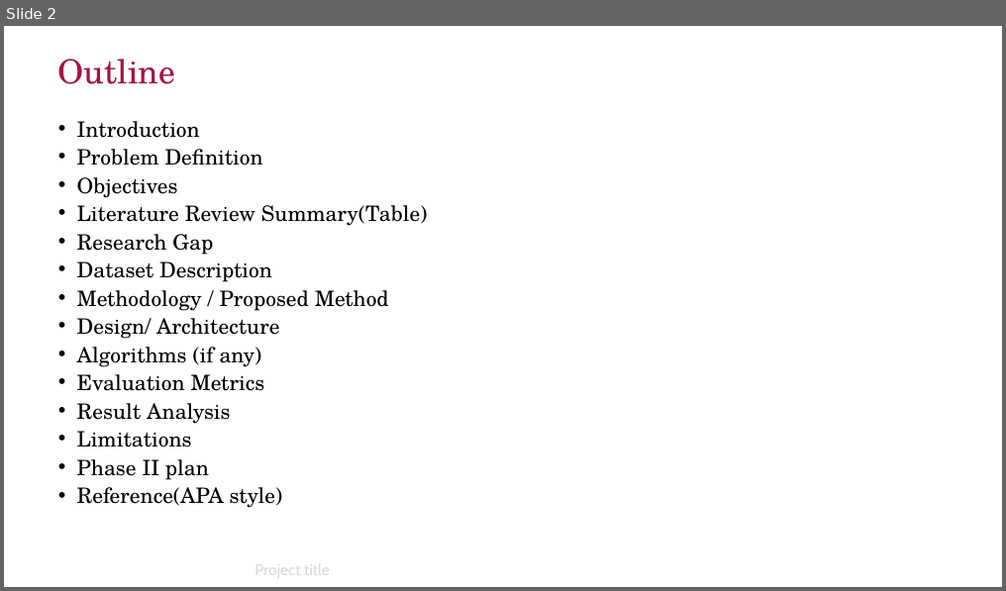
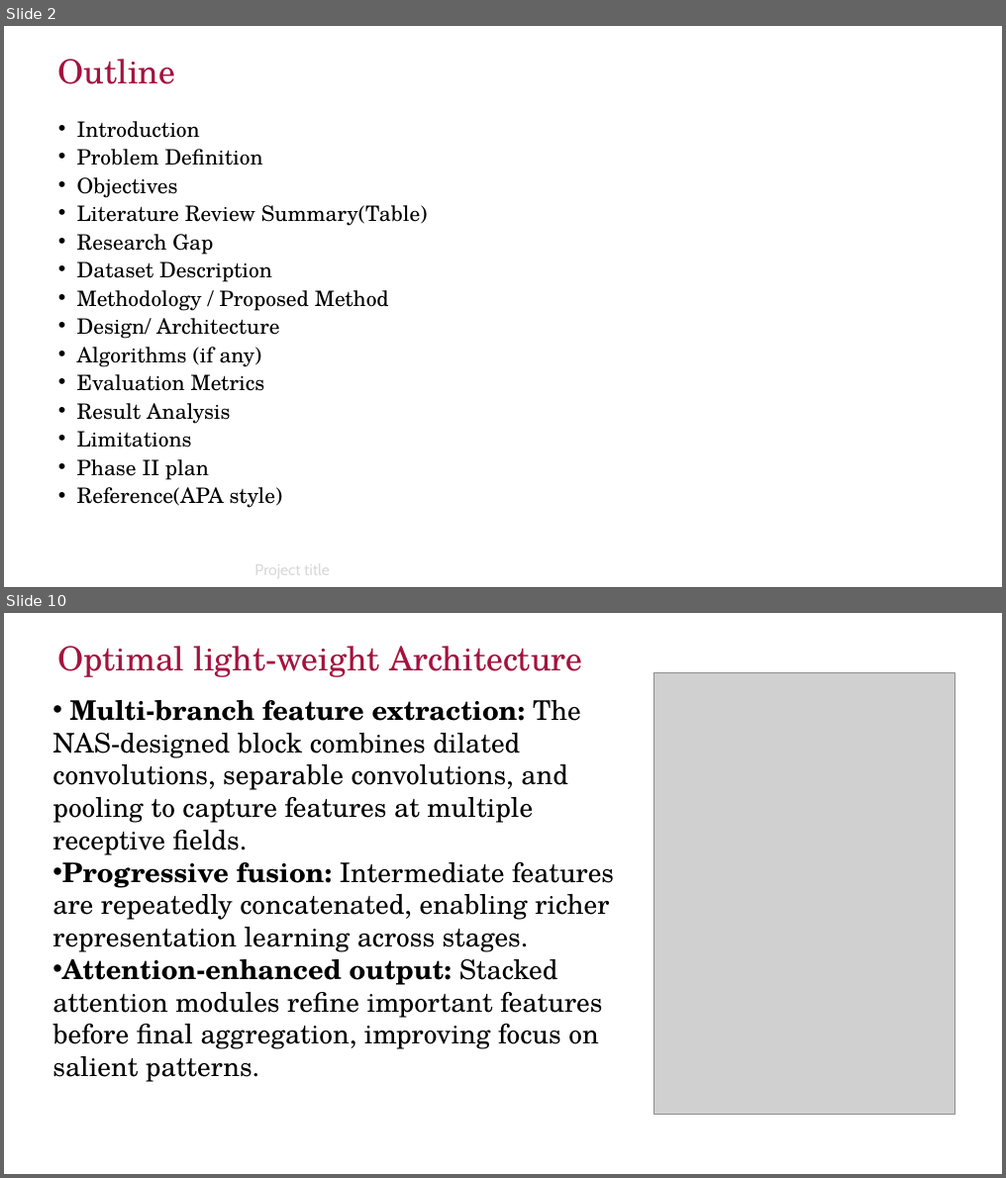
Before and after one commit to Giriiri-g/Sleep-Staging, a slide deck: reports/Phase 1/Phase1_47.pptx. Shown one above the other, each under a label of ours: slide 2 before the commit, slides 2 and 10 after it; the slides between them are not shown. The pictures are 1006x591 and 1006x1178 pixels, drawn with LibreOffice and Linux fonts; fonts in the diff are those of the drawing; grey boxes stand for pictures; background and template pictures are left out. Boxes give left, top, right and bottom in pixels: in the first picture for what was removed or moved away, otherwise in the second. Text is boxed around its words. In the diff, an @@ line names an element or a change of style, - is before the commit and + after.

```diff
--- a/reports/Phase 1/Phase1_47.pptx
+++ b/reports/Phase 1/Phase1_47.pptx
@@ slide 10 added at [4,613,1002,1174], background #FFFFFF @@
@@ title added at [58,646,582,677], 32 pt, text #A4123F @@
+Optimal light-weight Architecture
@@ text added at [53,700,614,1082], 26 pt, text #000000 @@
+• Multi-branch feature extraction: The NAS-designed block combines dilated convolutions, separable convolutions, and pooling to capture features at multiple receptive fields.
+• Progressive fusion: Intermediate features are repeatedly concatenated, enabling richer representation learning across stages.
+• Attention-enhanced output: Stacked attention modules refine important features before final aggregation, improving focus on salient patterns.
@@ picture added at [653,672,955,1115] @@
@@ page number added at [4,1148,51,1174], 16 pt, text #FFFFFF, bold @@
+10
```
Also in this commit, not shown: 9 slides changed, 2 other slides added, 1 slide removed, 24 other files.
